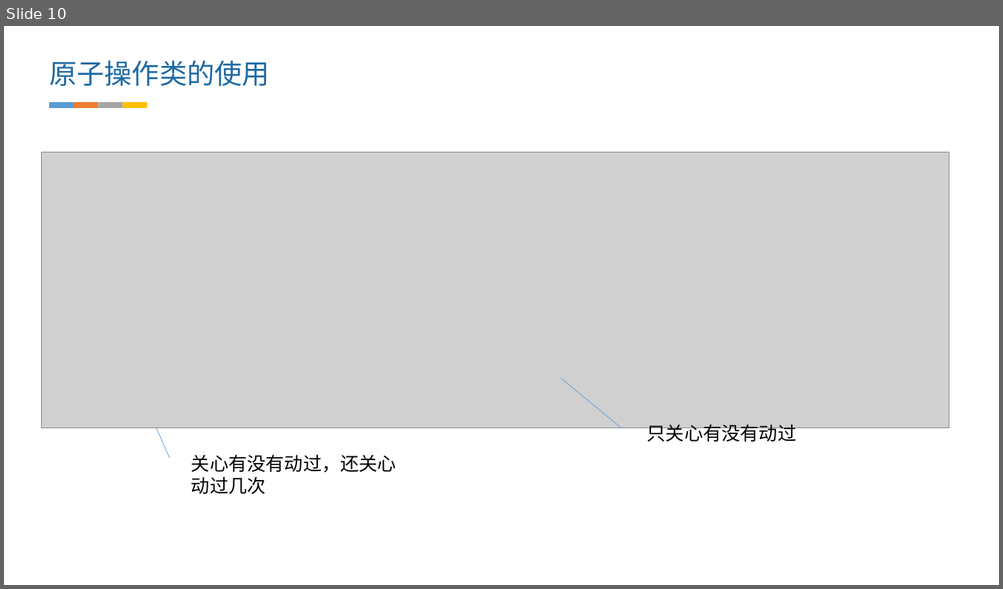
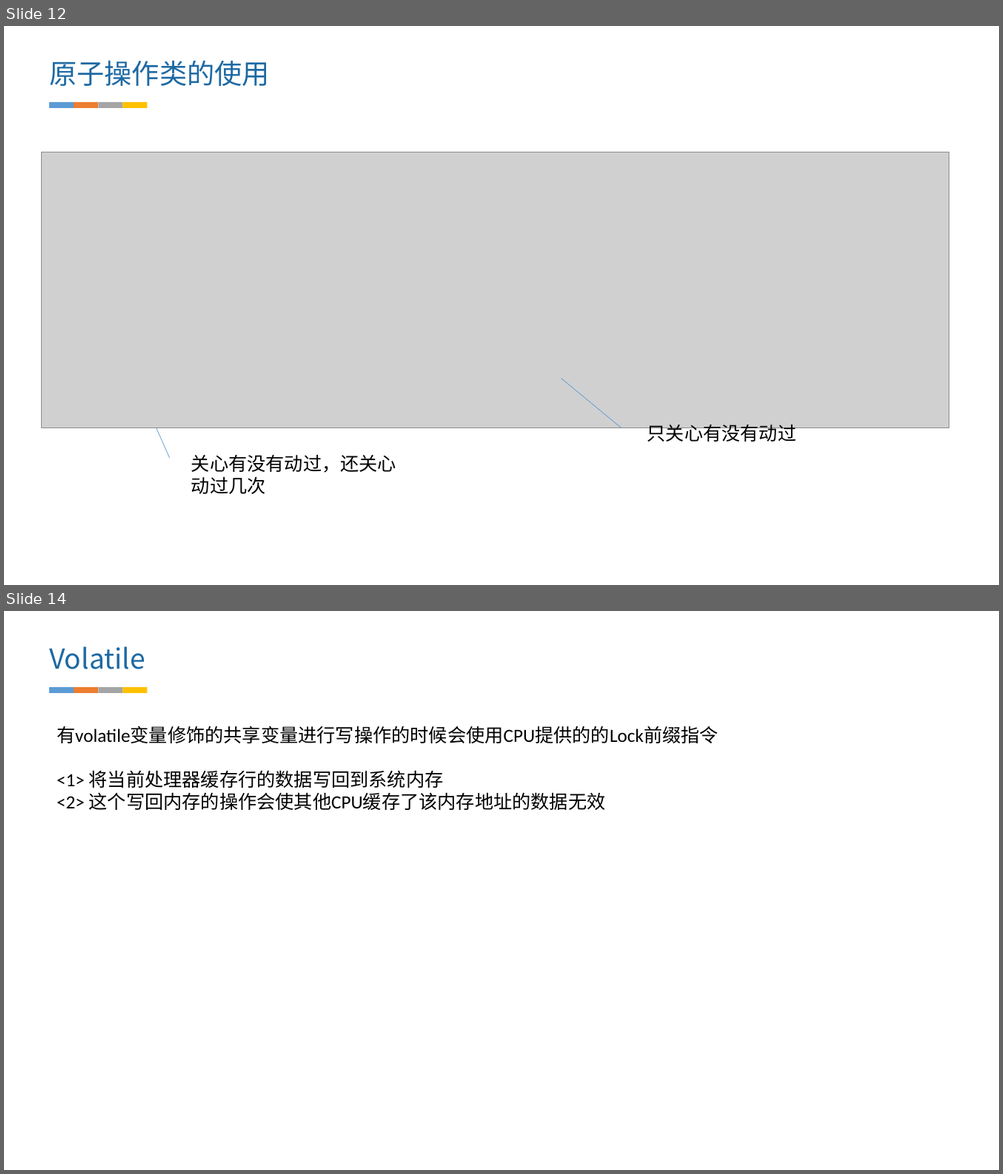
Before and after one commit to zhangwan/MyPostImg, a slide deck: 文档/享学笔记/java基础/线程.pptx. Shown one above the other, each under a label of ours: slide 10 before the commit, slides 12 and 14 after it; the slides between them are not shown. The pictures are 1003x589 and 1003x1174 pixels, drawn with LibreOffice and Linux fonts; fonts in the diff are those of the drawing; grey boxes stand for pictures. Boxes give left, top, right and bottom in pixels: in the first picture for what was removed or moved away, otherwise in the second. Text is boxed around its words. In the diff, an @@ line names an element or a change of style, - is before the commit and + after.

```diff
--- a/文档/享学笔记/java基础/线程.pptx
+++ b/文档/享学笔记/java基础/线程.pptx
@@ slide 14 added at box(4, 611, 999, 1170), background #FFFFFF @@
@@ text added at box(49, 647, 145, 669), 26.7 pt, text #1D69A3 @@
+Volatile
@@ group added at box(50, 687, 148, 693): 4 rectangles @@
@@ text added at box(57, 726, 718, 810), 18 pt, text #000000 @@
+有volatile变量修饰的共享变量进行写操作的时候会使用CPU提供的的Lock前缀指令
+<1> 将当前处理器缓存行的数据写回到系统内存
+<2> 这个写回内存的操作会使其他CPU缓存了该内存地址的数据无效
@@ what was slide 10 is now slide 12 @@
```
Also in this commit, not shown: 2 slides changed, 2 other slides added, 3 slides removed, 1 other file.
